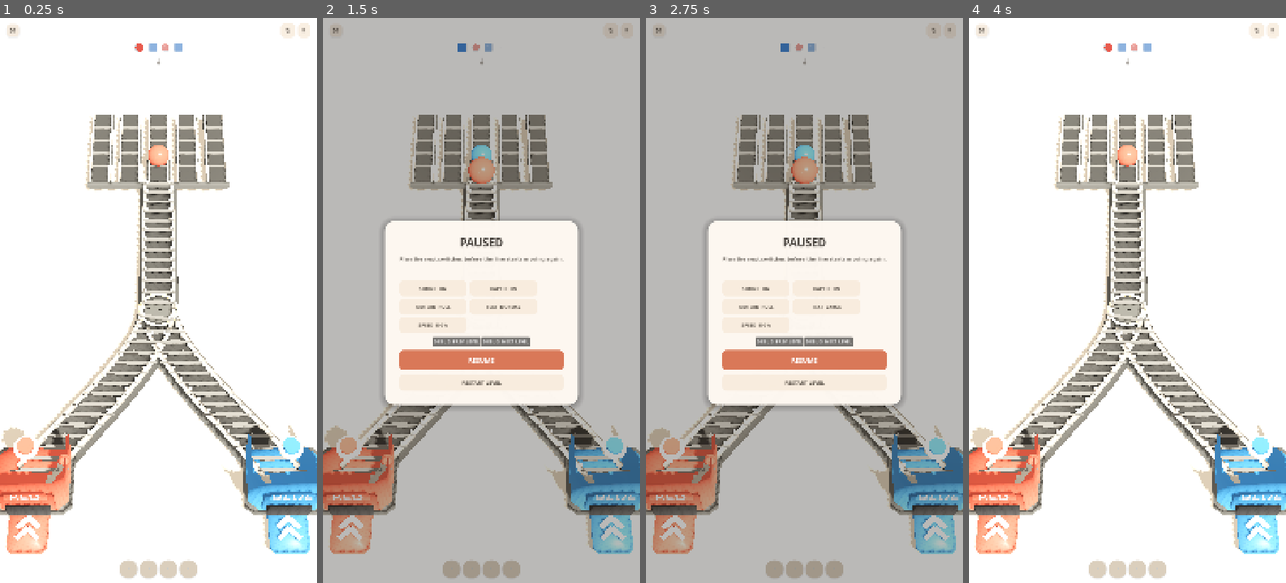
Above: before the commit, frames 1-4 (left to right).
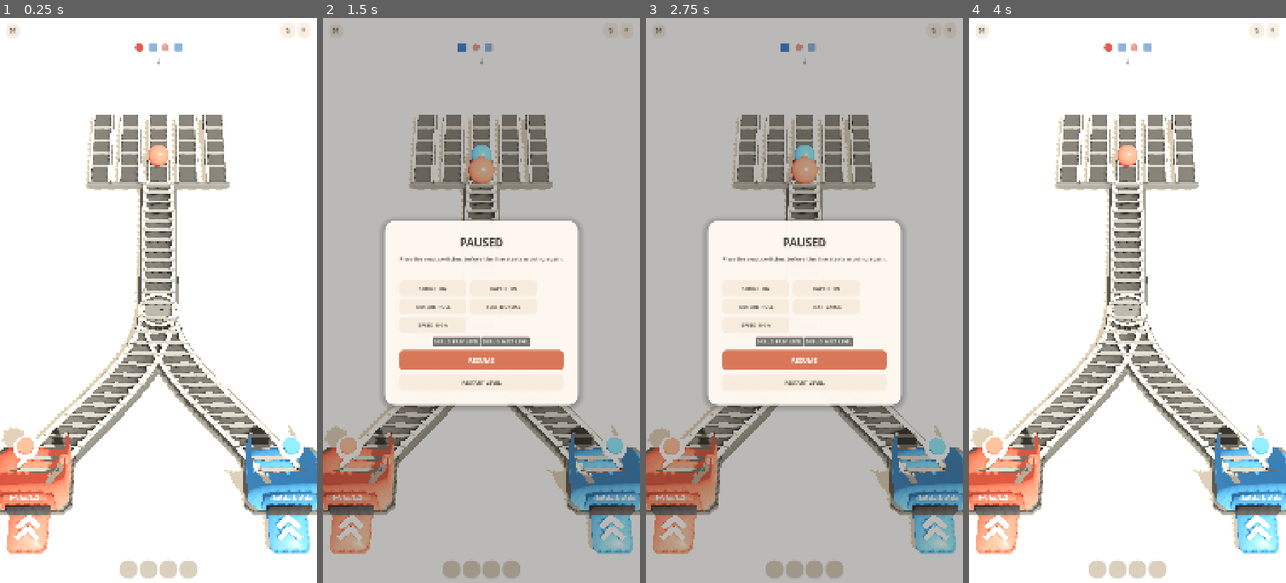
Above: after the commit, the same moments.

Repository: mocchaust64/rail_game
Game: Godot game, scene res://app/main.tscn
Two runs of this game, one before a commit and one after it. Both use one fixed random seed, a clock stepped at 60 frames per second and the inputs below.
Inputs:
- Up to frame 1 (0.25 s): no input
- Up to frame 2 (1.5 s): click "↻" at 0.5 s; click "Ⅱ" at 1.25 s
- Up to frame 3 (2.75 s): click "TEXT NORMAL" at 2 s
- Up to frame 4 (4 s): click "RESTART LEVEL" at 2.75 s; click "↻" at 3.5 s

The runs differ from the first frame. In frame 1, 3.5% of the frame differs, in the area x 3-95%, y 50-82%; in frame 2, 0.7%; in frame 3, 0.7%; in frame 4, 3.5%.

Commit message:
visual: smooth rail curves closer to reference

Diff:
--- a/gameplay/track_geometry.gd
+++ b/gameplay/track_geometry.gd
@@ -1,14 +1,14 @@
 class_name TrackGeometry
 extends RefCounted
-# One deterministic presentation path per graph edge. Rendering and cargo both
-# consume these sampled curves so the ball can never cut across a curved belt.
-# Routing still commits by node id exactly as before.
+# One deterministic presentation path per graph edge. The graph still owns the
+# rules; these denser, longer handles only make the rails read like the smooth
+# toy railway in the reference video.
 
-const HANDLE_FACTOR := 0.30
-const MAX_HANDLE := 1.25
-const SAMPLE_SPACING := 0.30
-const MIN_SAMPLES := 6
-const MAX_SAMPLES := 28
+const HANDLE_FACTOR := 0.40
+const MAX_HANDLE := 1.65
+const SAMPLE_SPACING := 0.22
+const MIN_SAMPLES := 8
+const MAX_SAMPLES := 40
 
 static var _paths: Dictionary = {}
 
@@ -152,9 +152,9 @@
         return PackedVector3Array([start, finish])
     var forward := direct / distance
 
-    if start_tangent.dot(forward) < 0.12:
+    if start_tangent.dot(forward) < 0.10:
         start_tangent = forward
-    if end_tangent.dot(forward) < 0.12:
+    if end_tangent.dot(forward) < 0.10:
         end_tangent = forward
 
     var handle := minf(MAX_HANDLE, distance * HANDLE_FACTOR)
